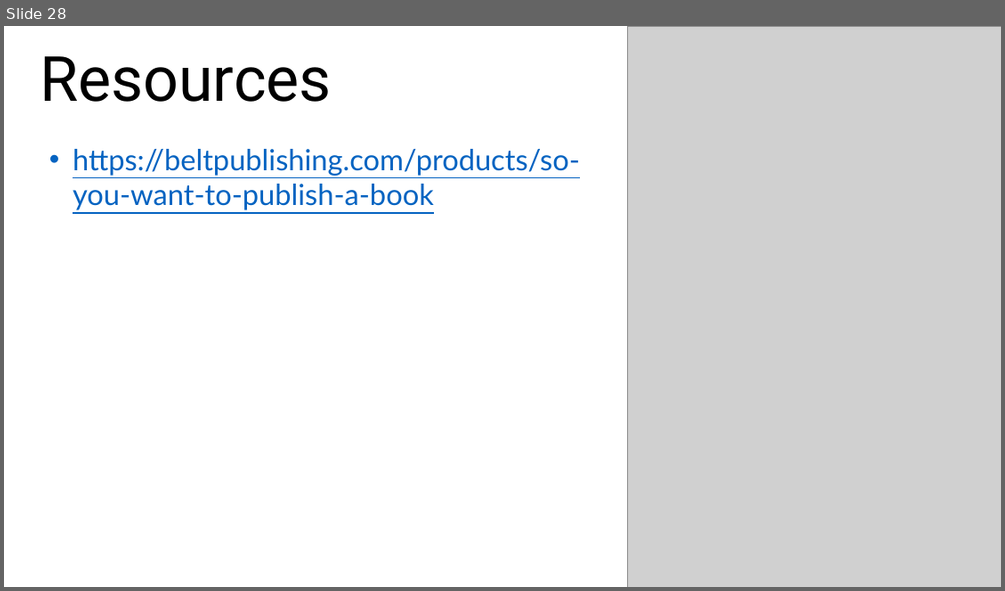
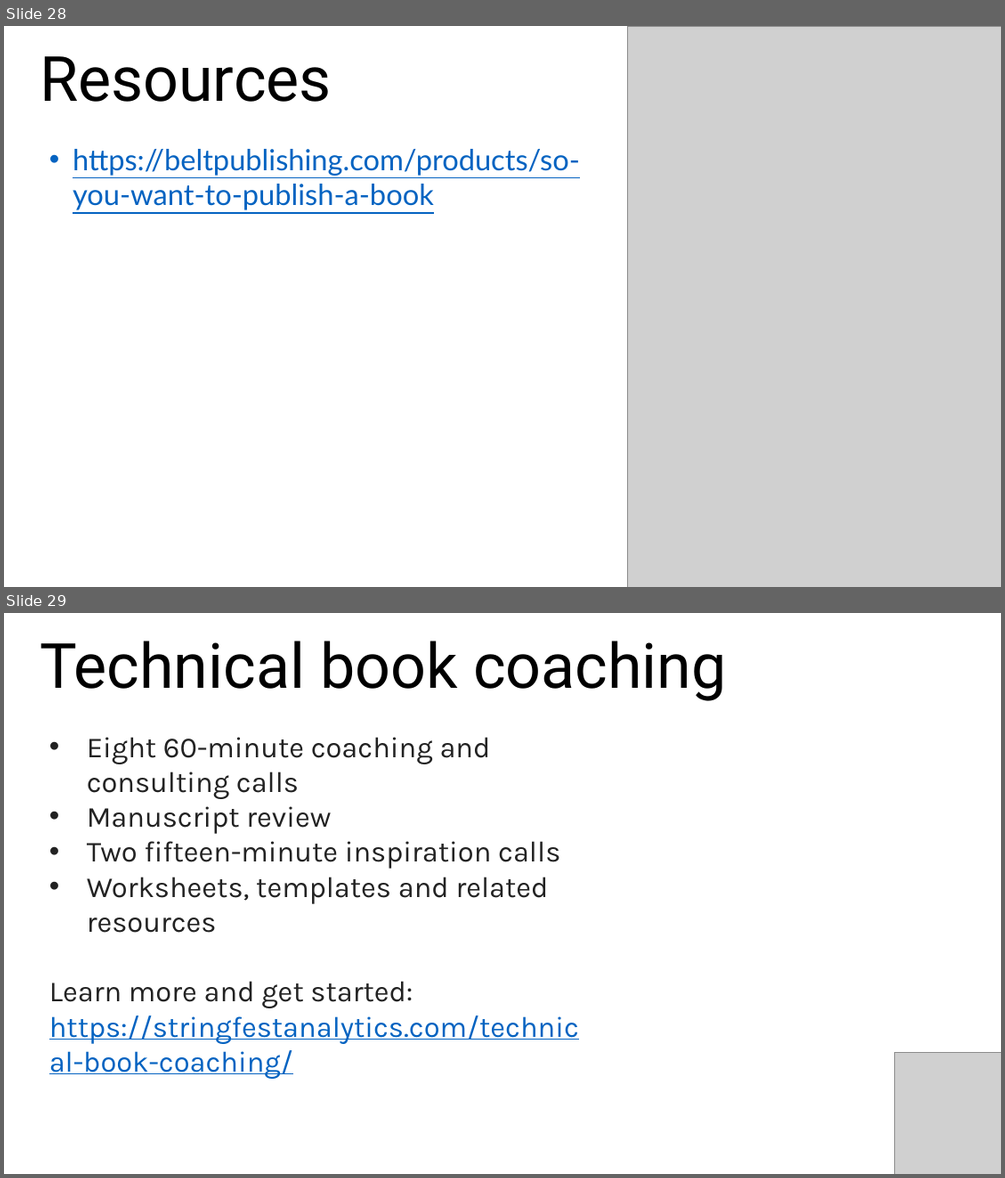
Before and after one commit to stringfestdata/reeling-dealing-technical-book, a slide deck: reeling-dealing-techincal-book.pptx. Shown one above the other, each under a label of ours: slide 28 before the commit, slides 28 and 29 after it. The pictures are 1005x591 and 1005x1178 pixels, drawn with LibreOffice and Linux fonts; fonts in the diff are those of the drawing; grey boxes stand for pictures. Boxes give left, top, right and bottom in pixels: in the first picture for what was removed or moved away, otherwise in the second. Text is boxed around its words. In the diff, an @@ line names an element or a change of style, - is before the commit and + after.

Commit message:
update slides

```diff
--- a/reeling-dealing-techincal-book.pptx
+++ b/reeling-dealing-techincal-book.pptx
@@ slide 29 added at bbox=[4, 613, 1001, 1174], background #FFFFFF @@
@@ text added at bbox=[40, 641, 727, 701], 60 pt, text #000000 @@
+Technical book coaching
@@ text added at bbox=[49, 737, 579, 1078], 28 pt, text #222222 @@
+• Eight 60-minute coaching and consulting calls
+• Manuscript review
+• Two fifteen-minute inspiration calls
+• Worksheets, templates and related resources
+Learn more and get started: https://stringfestanalytics.com/technical-book-coaching/
@@ picture added at bbox=[895, 1052, 1001, 1174] @@
```
